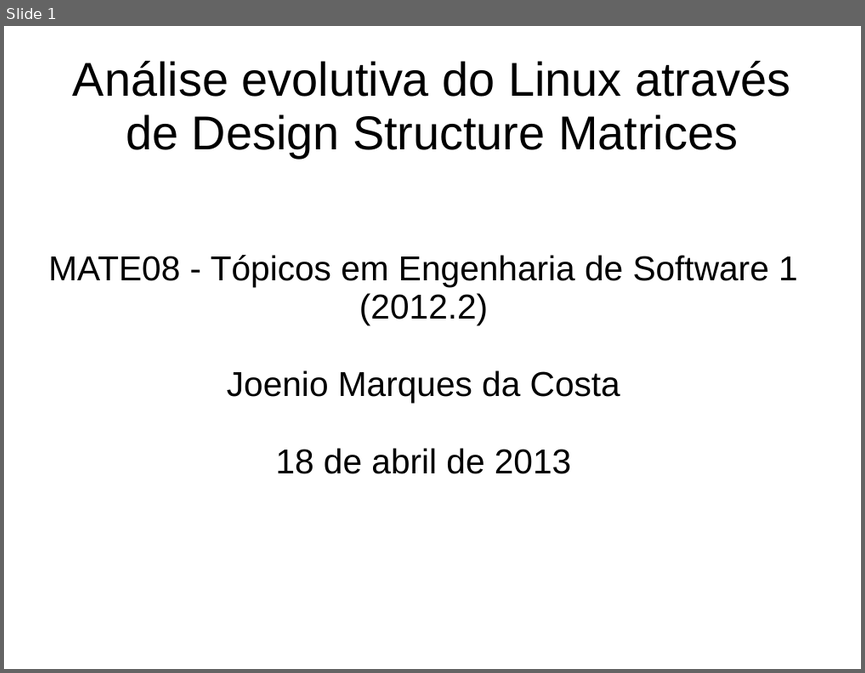
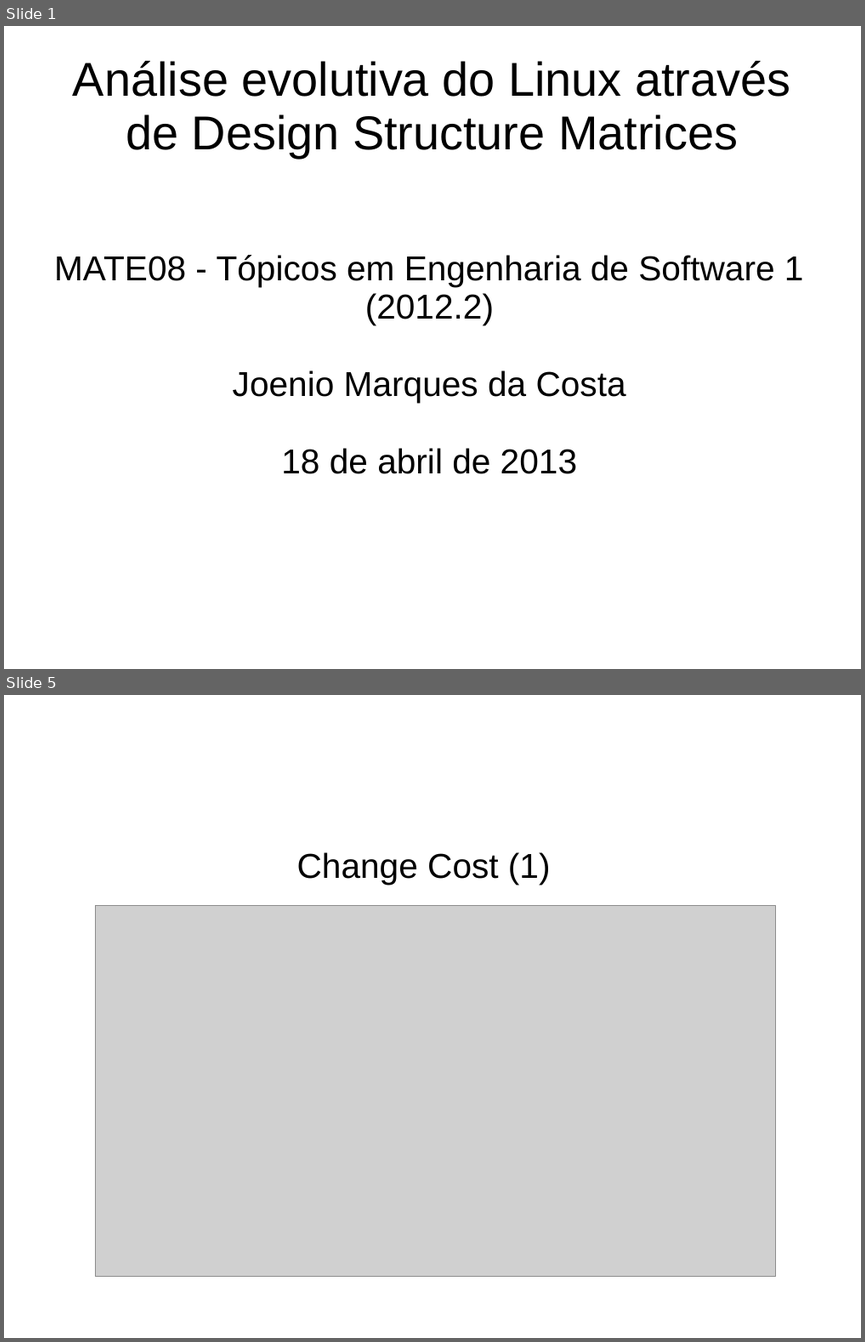
Before and after one commit to joenio/mestrado-ufba, a slide deck: MAT08/Trabalho/Relatorio/slides.ppt. Shown one above the other, each under a label of ours: slide 1 before the commit, slides 1 and 5 after it; the slides between them are not shown. The pictures are 865x673 and 865x1342 pixels, drawn with LibreOffice and Linux fonts; fonts in the diff are those of the drawing; grey boxes stand for pictures. Boxes give left, top, right and bottom in pixels: in the first picture for what was removed or moved away, otherwise in the second. Text is boxed around its words. In the diff, an @@ line names an element or a change of style, - is before the commit and + after.

```diff
--- a/MAT08/Trabalho/Relatorio/slides.ppt
+++ b/MAT08/Trabalho/Relatorio/slides.ppt
@@ slide 5 added at [4,695,861,1338], background #FFFFFF @@
@@ text added at [297,852,551,885], 32 pt, text #000000 @@
+Change Cost (1)
@@ picture added at [96,906,775,1276] @@
@@ slide 1 changed as well @@
@@ subtitle "MATE08 - Tópicos em Engenharia ..." at [54,255,804,474]: indent changed @@
```
Also in this commit, not shown: 8 other slides added, 9 slides removed, 5 other files.
